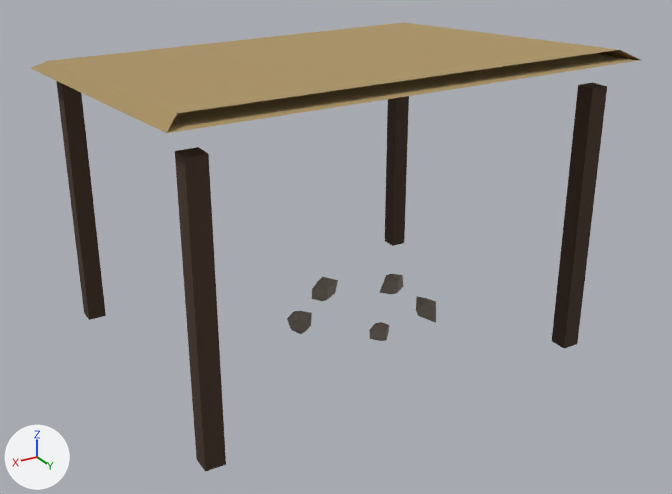
The glTF model src/assets/architecture/caral/caral_camp_shelter_lod1.glb as it was, and as the next commit left it.
Rendered twice from a camera (50 mm lens) standing at (3.11, 5.38, 3.33) and looking at (-0.01, 0.18, 0.73). Every picture has the same lights, and +X, +Y and +Z are marked at lower left. The picture after the commit comes second. Where no turn or scale is listed for an object, it has been applied to the vertices. Vertices at exactly the same position are counted once.

Objects in the first picture: 'GEO-Arch_camp_shelter_LOD1'.
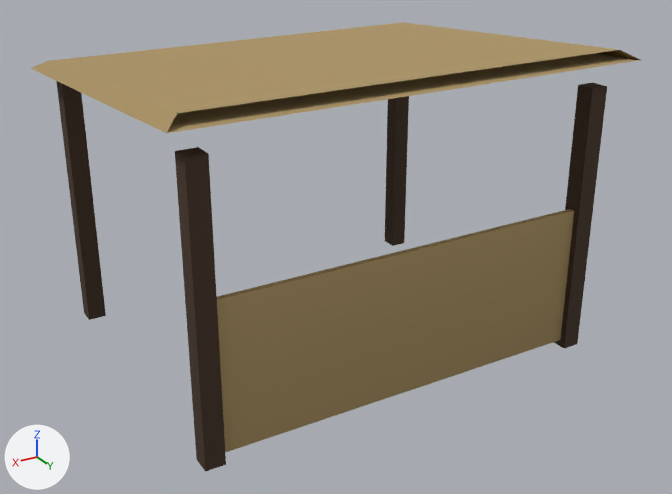
Patch to the scene script:
```diff
--- a/src/assets/architecture/caral/caral_camp_shelter_lod1.glb.py
+++ b/src/assets/architecture/caral/caral_camp_shelter_lod1.glb.py
@@ me_geo_arch_camp_shelter_lod1 @@
 # used by ob_geo_arch_camp_shelter_lod1; location = (0.0, 0.0, 1.065)
-me_geo_arch_camp_shelter_lod1.from_pydata(...)  # 90 vertices, 136 faces; spans x -1.6..1.6, y -1.3..1.3, z -1.07..1.07
+me_geo_arch_camp_shelter_lod1.from_pydata(...)  # 98 vertices, 148 faces; spans x -1.6..1.6, y -1.3..1.3, z -1.07..1.07
+# me_geo_arch_camp_shelter_lod1 part 1: a new loose piece, a box spanning x -1.4..1.4, y 1.08..1.12, z -1.015..-0.015, in mat_mat_arch_canemat
 me_geo_arch_camp_shelter_lod1.materials.append(mat_mat_arch_wood)
```

Boxes (x1, y1, x2, y2) around the edits, measured in the pictures (672 x 494 px):
part 1 of me_geo_arch_camp_shelter_lod1, added (brown)
    after: (217, 209, 574, 452)
